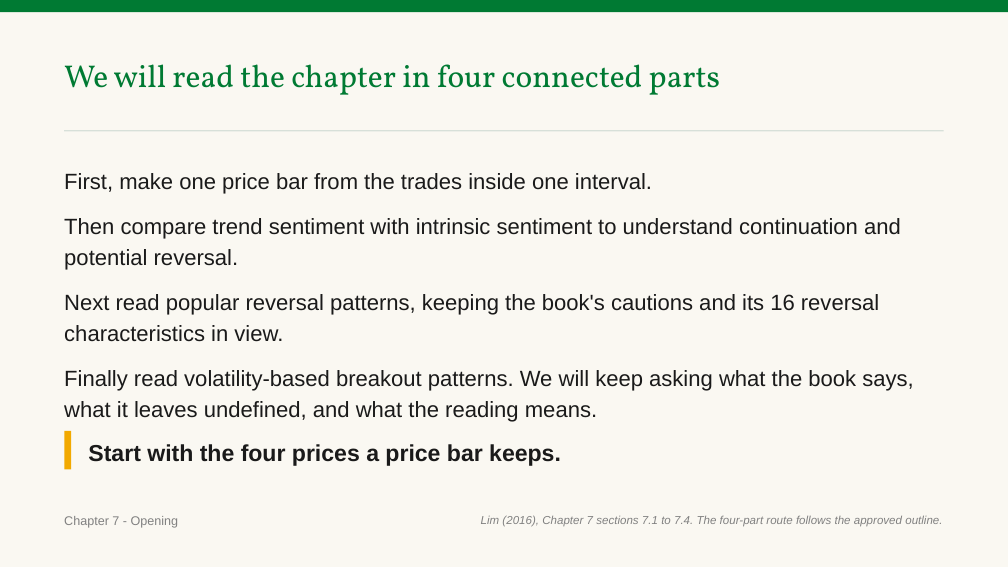
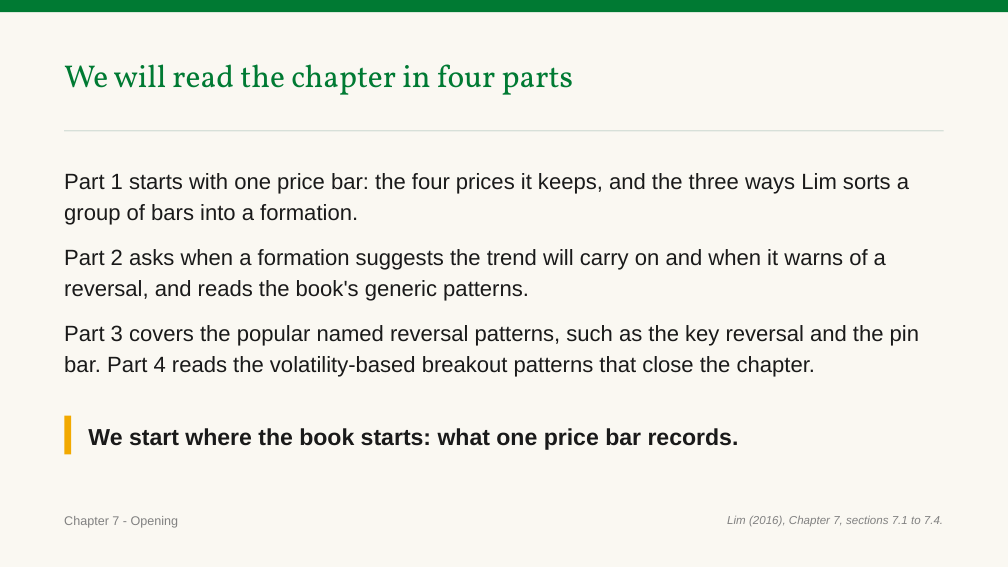
Before and after one commit to benjiesotelo-sudo/Telos_FIN1209, a slide deck: slide 4 of chapter-07/FIN1209-Chapter-07.pptx. Drawn at 1008x567 pixels with LibreOffice and Linux fonts; fonts in the diff are those of the drawing. Boxes give left, top, right and bottom in pixels: in the first picture for what was removed or moved away, otherwise in the second. Text is boxed around its words. In the diff, an @@ line names an element or a change of style, - is before the commit and + after.

```diff
--- a/chapter-07/FIN1209-Chapter-07.pptx
+++ b/chapter-07/FIN1209-Chapter-07.pptx
@@ text at (x1=64, y1=64, x2=573, y2=95): text changed @@
-We will read the chapter in four connected parts
+We will read the chapter in four parts
@@ text at (x1=64, y1=173, x2=919, y2=377): text changed @@
-First, make one price bar from the trades inside one interval.
-Then compare trend sentiment with intrinsic sentiment to understand continuation and potential reversal.
-Next read popular reversal patterns, keeping the book's cautions and its 16 reversal characteristics in view.
-Finally read volatility-based breakout patterns. We will keep asking what the book says, what it leaves undefined, and what the reading means.
+Part 1 starts with one price bar: the four prices it keeps, and the three ways Lim sorts a group of bars into a formation.
+Part 2 asks when a formation suggests the trend will carry on and when it warns of a reversal, and reads the book's generic patterns.
+Part 3 covers the popular named reversal patterns, such as the key reversal and the pin bar. Part 4 reads the volatility-based breakout patterns that close the chapter.
@@ rectangle moved from (x1=64, y1=431, x2=71, y2=470) to (x1=64, y1=416, x2=71, y2=454) @@
@@ text at (x1=88, y1=428, x2=739, y2=450): text changed @@
-Start with the four prices a price bar keeps.
+We start where the book starts: what one price bar records.
@@ text at (x1=727, y1=515, x2=943, y2=526): text changed @@
-Lim (2016), Chapter 7 sections 7.1 to 7.4. The four-part route follows the approved outline.
+Lim (2016), Chapter 7, sections 7.1 to 7.4.
```
Also in this commit, not shown: 18 other slides changed, 10 slides added, 5 slides removed, 4 other files.
